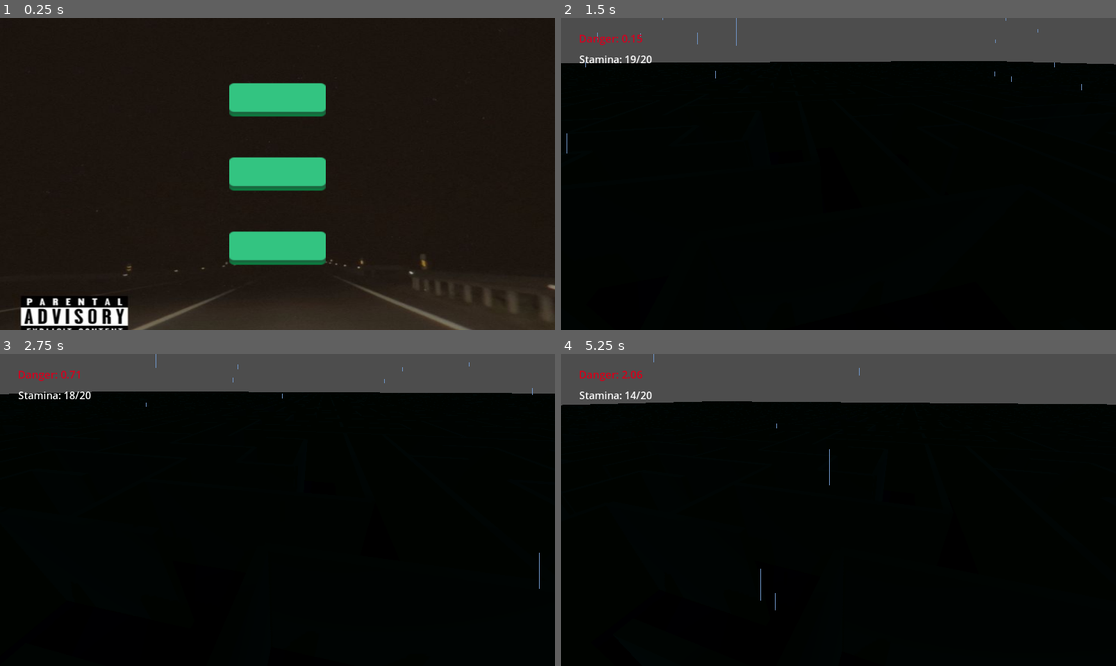
Above: before the commit, frames 1-4 (two rows, left to right).
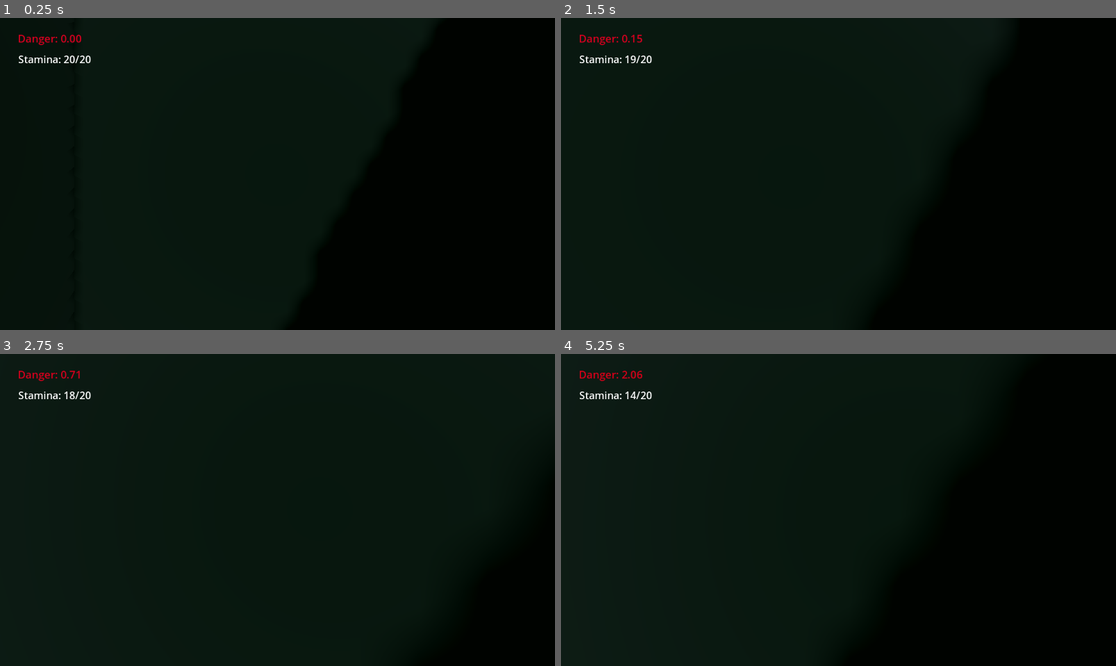
Above: after the commit, the same moments.

Repository: shrg29/finalprojectATCG
Game: Godot game, scene res://scenes/test_level.tscn
The game is run twice, just before and just after one commit, with the same random seed, the same clock (stepped at 60 frames per second) and the same inputs. Before the commit the project starts from res://scenes/main_menu.tscn.
Inputs (mouse positions are in pixels of both pictures, inside the frame that each line leads up to):
- Up to frame 1 (0.25 s): no input
- Up to frame 2 (1.5 s): click (838, 99) at 0.52 s; move the mouse to (866, 174) at 1.27 s; hold W (move_forward) from 1.28 s (still down); hold Shift (sprint) from 1.28 s (still down)
- Up to frame 3 (2.75 s): keep holding W (move_forward); move the mouse to (249, 510) at 2.02 s; release Shift (sprint) at 2.03 s; tap Shift (sprint) at 2.1 s
- Up to frame 4 (5.25 s): keep holding W (move_forward); move the mouse to (849, 503) at 2.77 s; hold Shift (sprint) 2.78-3.53 s; move the mouse to (832, 516) at 3.52 s; tap Shift (sprint) at 3.6, 5.1 s; tap Enter at 4.25 s; move the mouse to (877, 513) at 4.27 s; hold Shift (sprint) 4.28-5.03 s; move the mouse to (794, 506) at 5.02 s

The runs differ from the first frame. In frame 1, 47% of the frame differs, in the area x 0-100%, y 0-100%; in frame 2, 14%; in frame 3, 16%; in frame 4, 20%.

Commit message:
camera and light updates

Diff:
--- a/final-project-actg/project.godot
+++ b/final-project-actg/project.godot
@@ -11,7 +11,7 @@
 [application]
 
 config/name="finalProjectACTG"
-run/main_scene="uid://db0y660270my1"
+run/main_scene="uid://dl2bibffowpb4"
 config/features=PackedStringArray("4.5", "Forward Plus")
 config/icon="res://assets/images/icon.svg"
 
@@ -42,3 +42,8 @@
 "events": [Object(InputEventKey,"resource_local_to_scene":false,"resource_name":"","device":-1,"window_id":0,"alt_press …(195 unchanged characters)…
 ]
 }
+
+[input_devices]
+
+pointing/emulate_touch_from_mouse=true
+pointing/emulate_mouse_from_touch=false
--- a/final-project-actg/scenes/Player.tscn
+++ b/final-project-actg/scenes/Player.tscn
@@ -13,7 +13,6 @@
 transform = Transform3D(1, 0, 0, 0, 1, 0, 0, 0, 1, 0, 1.6, 0)
 
 [node name="Camera3D" type="Camera3D" parent="CameraPivot"]
-transform = Transform3D(1, 0, 0, 0, 1, 0, 0, 0, 1, 0, 3.872344, 0)
 current = true
 
 [node name="CollisionShape3D" type="CollisionShape3D" parent="."]
--- a/final-project-actg/scenes/test_level.tscn
+++ b/final-project-actg/scenes/test_level.tscn
@@ -1,6 +1,6 @@
 [gd_scene load_steps=12 format=3 uid="uid://dl2bibffowpb4"]
 
-[ext_resource type="PackedScene" uid="uid://dn25a6avlx0kf" path="res://scenes/player.tscn" id="1_gojnm"]
+[ext_resource type="PackedScene" uid="uid://dn25a6avlx0kf" path="res://scenes/Player.tscn" id="1_gojnm"]
 [ext_resource type="PackedScene" uid="uid://th2etnrw2wps" path="res://scenes/Enemy.tscn" id="2_1c2mv"]
 [ext_resource type="Script" uid="uid://bh12h6cbvlrlx" path="res://scripts/rain_emitter.gd" id="2_j6w7d"]
 [ext_resource type="PackedScene" uid="uid://glfehe5e32b6" path="res://scenes/maze.tscn" id="4_x4b8f"]
@@ -59,7 +59,7 @@
 
 [node name="MoonLight" type="DirectionalLight3D" parent="."]
 transform = Transform3D(0.8660254, -0.3535534, 0.3535534, 0, 0.7071068, 0.7071068, -0.5, -0.61237246, 0.61237246, -0.2537079, 1.2563438, -0.6434746)
-light_color = Color(0.042425245, 0.20971602, 0.36808726, 1)
+light_color = Color(0.5943116, 0.61841196, 0.7604829, 1)
 shadow_enabled = true
 shadow_bias = 1.076
 
--- a/final-project-actg/scripts/player.gd
+++ b/final-project-actg/scripts/player.gd
@@ -31,7 +31,8 @@
 
 
 func _ready():
-	Input.set_mouse_mode(Input.MOUSE_MODE_CAPTURED)
+	pass
+	#Input.set_mouse_mode(Input.MOUSE_MODE_CAPTURED)
 
 func _input(event):
 	handle_mouse_look(event)
